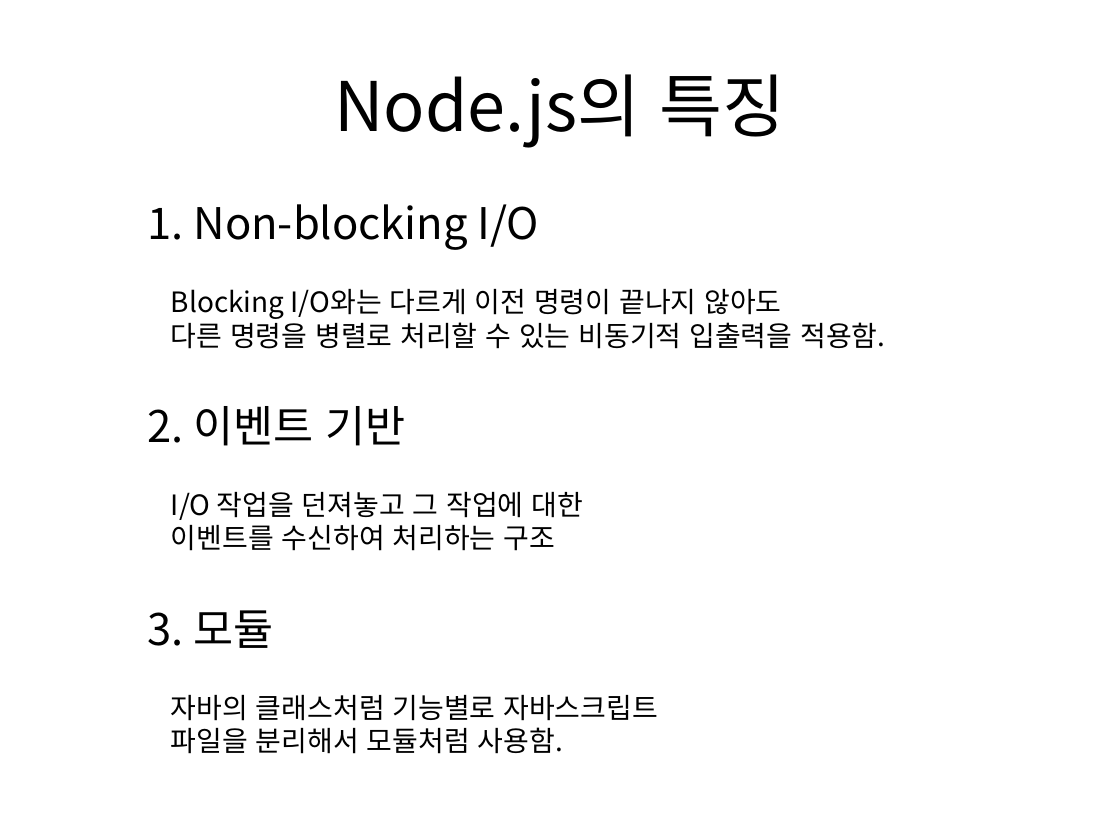
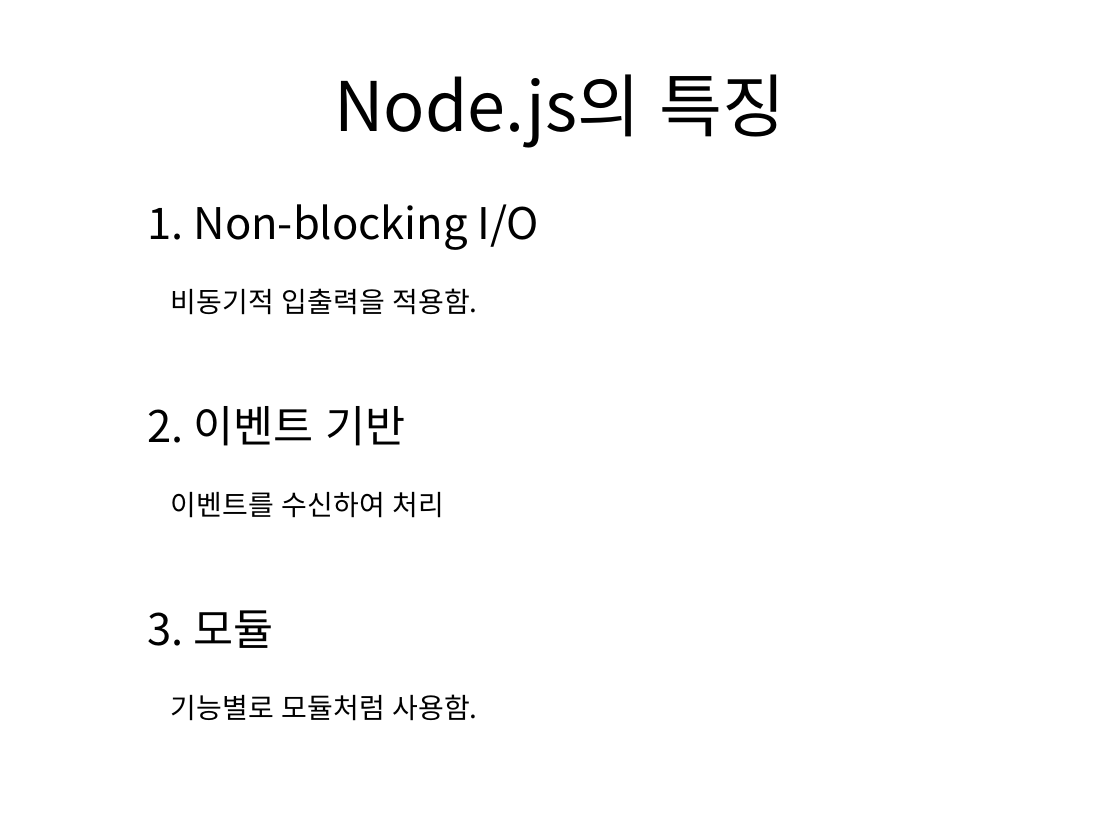
Before and after one commit to momo1108/csl, a slide deck: slide 49 of Algorithm/발표2.pptx. Drawn at 1120x840 pixels with LibreOffice and Linux fonts; fonts in the diff are those of the drawing. Boxes give left, top, right and bottom in pixels: in the first picture for what was removed or moved away, otherwise in the second. Text is boxed around its words. In the diff, an @@ line names an element or a change of style, - is before the commit and + after.

```diff
--- a/Algorithm/발표2.pptx
+++ b/Algorithm/발표2.pptx
@@ text at bbox=[171, 288, 478, 315]: text changed @@
-Blocking I/O와는 다르게 이전 명령이 끝나지 않아도
-다른 명령을 병렬로 처리할 수 있는 비동기적 입출력을 적용함.
+비동기적 입출력을 적용함.
@@ text at bbox=[171, 492, 445, 518]: text changed @@
-I/O 작업을 던져놓고 그 작업에 대한
-이벤트를 수신하여 처리하는 구조
+이벤트를 수신하여 처리
@@ text at bbox=[171, 694, 478, 721]: text changed @@
-자바의 클래스처럼 기능별로 자바스크립트
-파일을 분리해서 모듈처럼 사용함.
+기능별로 모듈처럼 사용함.
```
Also in this commit, not shown: 2 other slides changed, 3 slides added.
